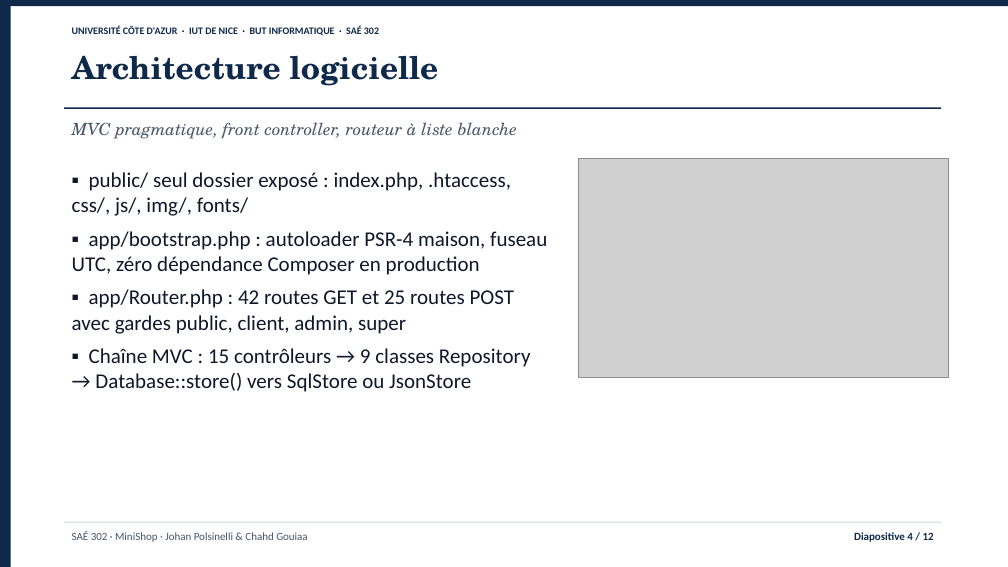
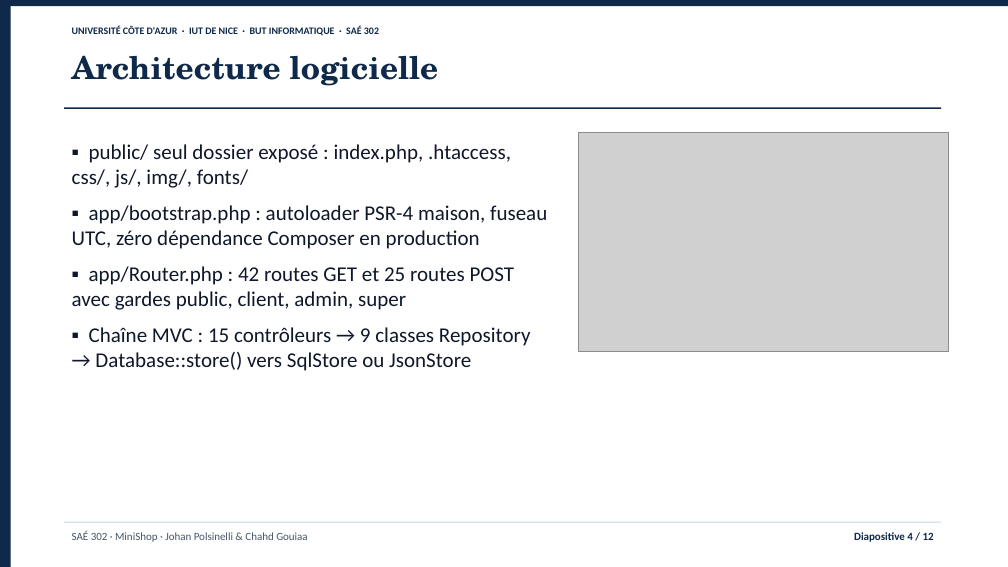
Before and after one commit to jojo8356/SAE-302, a slide deck: slide 4 of livrables/minishop-soutenance.pptx. Drawn at 1008x567 pixels with LibreOffice and Linux fonts; fonts in the diff are those of the drawing; grey boxes stand for pictures. Boxes give left, top, right and bottom in pixels: in the first picture for what was removed or moved away, otherwise in the second. Text is boxed around its words. In the diff, an @@ line names an element or a change of style, - is before the commit and + after.

```diff
--- a/livrables/minishop-soutenance.pptx
+++ b/livrables/minishop-soutenance.pptx
@@ text "▪ public/ seul dossier exposé ...": place and size @@
-text "▪ public/ seul dossier exposé ..." at <box>72,172,547,392</box>
+text "▪ public/ seul dossier exposé ..." at <box>72,144,547,371</box>
@@ text "▪ public/ seul dossier exposé ..." at <box>72,144,547,371</box>: more space between paragraphs @@
@@ text removed at <box>72,122,517,139</box> @@
-MVC pragmatique, front controller, routeur à liste blanche
@@ picture: place and size @@
-picture at <box>578,159,949,378</box>
+picture at <box>578,132,949,352</box>
```
Also in this commit, not shown: 11 other slides changed, 5 other files.
